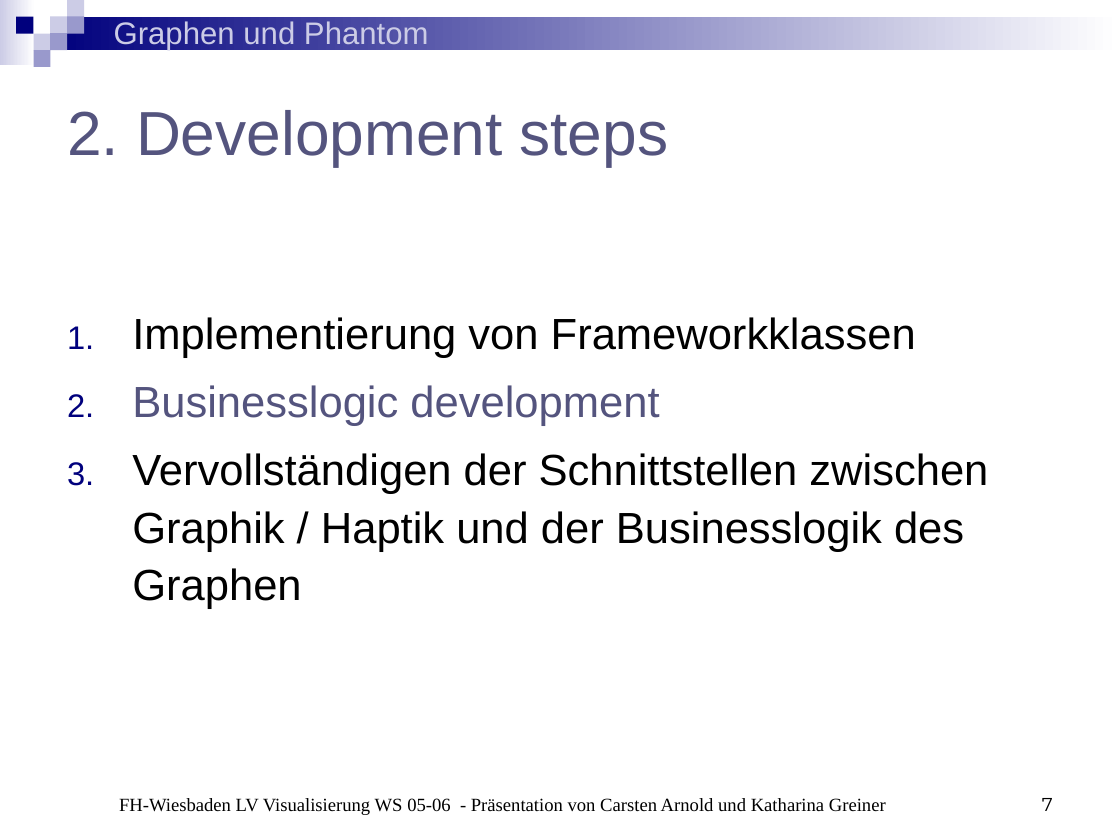
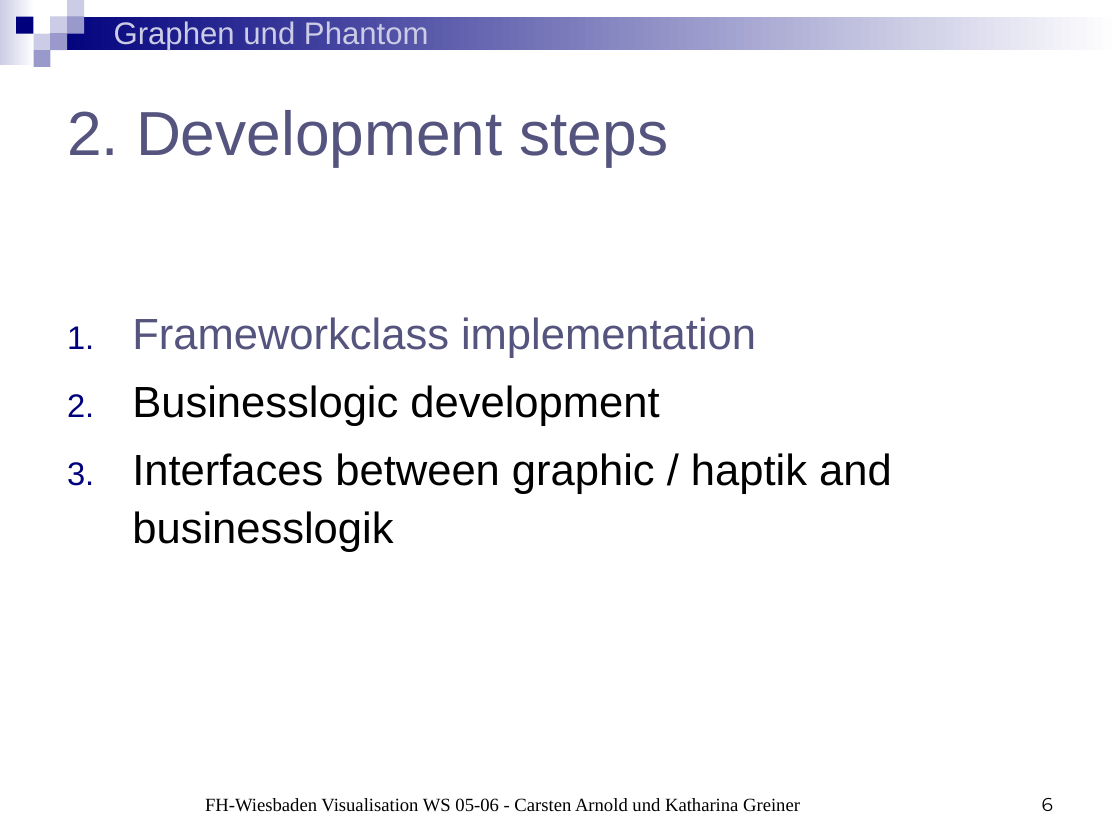
Before and after one commit to BackupTheBerlios/phantom-graphs-svn, a slide deck: slide 6 of trunk/Präsentationen/Präsentation3.ppt (slide 7 before the commit). Drawn at 1120x840 pixels with LibreOffice and Linux fonts; fonts in the diff are those of the drawing. Boxes give left, top, right and bottom in pixels: in the first picture for what was removed or moved away, otherwise in the second. Text is boxed around its words. In the diff, an @@ line names an element or a change of style, - is before the commit and + after.

```diff
--- a/trunk/Präsentationen/Präsentation3.ppt
+++ b/trunk/Präsentationen/Präsentation3.ppt
@@ text at box(132, 317, 756, 358): text changed; text colour #000000 to #54547E @@
-1. Implementierung von Frameworkklassen
+1. Frameworkclass implementation
@@ text at box(132, 385, 659, 426): text colour #54547E to #000000 in "Businesslogic development" @@
@@ text at box(132, 453, 892, 552): text changed @@
-3. Vervollständigen der Schnittstellen zwischen Graphik / Haptik und der Businesslogik des Graphen
+3. Interfaces between graphic / haptik and businesslogik
@@ text at box(205, 798, 800, 812): text changed @@
-FH-Wiesbaden LV Visualisierung WS 05-06 - Präsentation von Carsten Arnold und Katharina Greiner
+FH-Wiesbaden Visualisation WS 05-06 - Carsten Arnold und Katharina Greiner
@@ page number at box(1042, 798, 1053, 811): text changed @@
-7
+6
```
Also in this commit, not shown: 11 other slides changed, 5 slides added, 1 slide removed.
